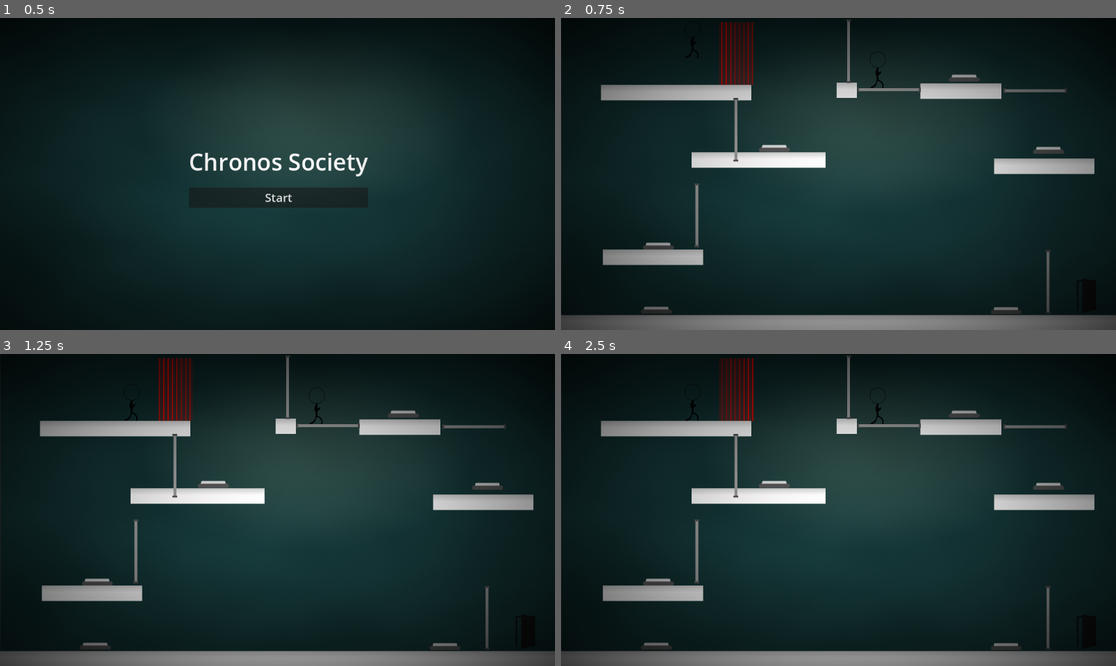
Above: before the commit, frames 1-4 (two rows, left to right).
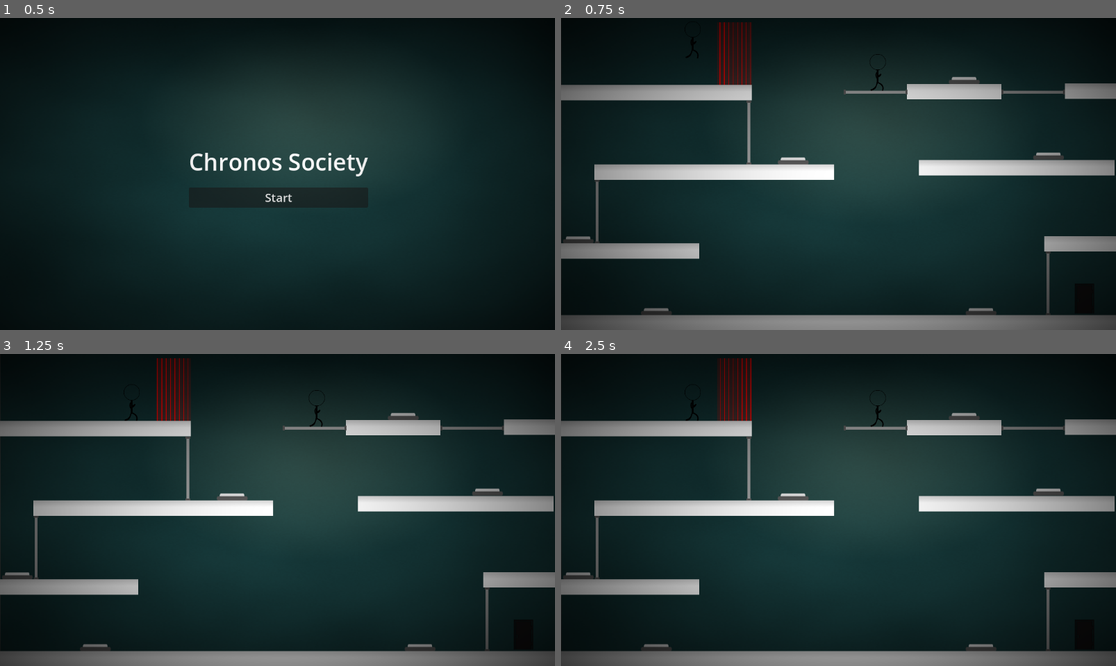
Above: after the commit, the same moments.

Repository: NahuelArrieta/ChronosSociety
Game: Godot game, scene res://ui/main_menu.tscn
Two runs of this game, one before a commit and one after it. Both use one fixed random seed, a clock stepped at 60 frames per second and the inputs below.
Inputs:
- Up to frame 1 (0.5 s): no input
- Up to frame 2 (0.75 s): click "Start" at 0.5 s
- Up to frame 3 (1.25 s): no input
- Up to frame 4 (2.5 s): tap Space (REVERT_P1) at 1.35 s; tap Shift (REVERT_P2) at 2.1 s

Frame 1 is identical in both runs. In frame 2, 9.5% of the frame differs, in the area x 0-100%, y 0-96%; in frame 3, 9.6%; in frame 4, 9.6%.

Commit message:
finish level

Diff:
--- a/entities/enviroment/winning_door.gd
+++ b/entities/enviroment/winning_door.gd
@@ -6,6 +6,7 @@
 var players_in_area: int = 0
 
 func _ready():
+	$Sprite.play("closed")
 	body_entered.connect(_on_body_entered)
 	body_exited.connect(_on_body_exited)
 
--- a/entities/enviroment/winning_door.tscn
+++ b/entities/enviroment/winning_door.tscn
@@ -42,4 +42,4 @@
 
 [node name="Sprite" type="AnimatedSprite2D" parent="."]
 sprite_frames = SubResource("SpriteFrames_u6fws")
-animation = &"open"
+animation = &"closed"
--- a/levels/background/background.gdshader
+++ b/levels/background/background.gdshader
@@ -1,6 +1,6 @@
 shader_type canvas_item;
 
-uniform float vignette_intensity = 0.05;
+uniform float vignette_intensity = 0.01;
 uniform float vignette_roundness = 1.0;
 uniform vec2 vignette_center = vec2(0.5, 0.35);
 
--- a/levels/level.tscn
+++ b/levels/level.tscn
@@ -1,8 +1,9 @@
-[gd_scene load_steps=13 format=3 uid="uid://c7ejpm0cgaqea"]
+[gd_scene load_steps=14 format=3 uid="uid://c7ejpm0cgaqea"]
 
 [ext_resource type="PackedScene" uid="uid://bg8oq3w6fk3j3" path="res://entities/player/player.tscn" id="1_80vhd"]
 [ext_resource type="PackedScene" uid="uid://bn4dscbsrik6o" path="res://entities/enviroment/platform/platform.tscn" id="2_hjsbj"]
 [ext_resource type="PackedScene" uid="uid://d3qbem7373n6k" path="res://entities/enviroment/button/button.tscn" id="4_5mrsh"]
+[ext_resource type="PackedScene" uid="uid://dbgi5s25shso6" path="res://entities/enviroment/wall/wall.tscn" id="4_mxp4k"]
 [ext_resource type="PackedScene" uid="uid://b66i5kor3udi4" path="res://entities/enviroment/door/door.tscn" id="5_safpt"]
 [ext_resource type="PackedScene" uid="uid://mhlh1xmx4dds" path="res://levels/background/background.tscn" id="6_gjl0y"]
 [ext_resource type="AudioStream" uid="uid://ystflh4nvpky" path="res://music/background_music.ogg" id="7_vnv7o"]
@@ -17,6 +18,7 @@
 
 [node name="Background" parent="." instance=ExtResource("6_gjl0y")]
 position = Vector2(1, 0)
+scale = Vector2(1.01048, 1.04758)
 
 [node name="Player1" parent="." instance=ExtResource("1_80vhd")]
 position = Vector2(274, 41)
@@ -28,104 +30,124 @@
 [node name="Platforms" type="Node" parent="."]
 
 [node name="Platform" parent="Platforms" instance=ExtResource("2_hjsbj")]
-position = Vector2(239, 155)
-scale = Vector2(9.76222, 1)
+position = Vector2(182, 155)
+scale = Vector2(13.3622, 1)
 
-[node name="Platform2" parent="Platforms" instance=ExtResource("2_hjsbj")]
-position = Vector2(593, 150)
-scale = Vector2(1.3416, 1)
-
-[node name="Platform6" parent="Platforms" instance=ExtResource("2_hjsbj")]
-position = Vector2(830, 152)
-scale = Vector2(5.2616, 1)
+[node name="Platform9" parent="Platforms" instance=ExtResource("2_hjsbj")]
+position = Vector2(1144, 152)
+scale = Vector2(6.1016, 1)
 
 [node name="Platform3" parent="Platforms" instance=ExtResource("2_hjsbj")]
-position = Vector2(410, 295)
-scale = Vector2(8.68222, 1)
+position = Vector2(318, 320)
+scale = Vector2(15.5622, 1)
 
 [node name="Platform4" parent="Platforms" instance=ExtResource("2_hjsbj")]
-position = Vector2(191, 497)
-scale = Vector2(6.48222, 1)
+position = Vector2(138, 484)
+scale = Vector2(9.32222, 1)
 
 [node name="Platform5" parent="Platforms" instance=ExtResource("2_hjsbj")]
-position = Vector2(1003, 308)
-scale = Vector2(6.48222, 1)
+position = Vector2(946, 311)
+scale = Vector2(12.6822, 1)
+
+[node name="Platform10" parent="Platforms" instance=ExtResource("2_hjsbj")]
+position = Vector2(1121, 469)
+scale = Vector2(7.40223, 1)
 
 [node name="Platform7" parent="Platforms" instance=ExtResource("2_hjsbj")]
 position = Vector2(586, 633)
 scale = Vector2(37.5222, 1)
+
+[node name="Platform8" parent="Platforms" instance=ExtResource("2_hjsbj")]
+position = Vector2(579, -18)
+scale = Vector2(37.5222, 1)
+
+[node name="Wall" parent="Platforms" instance=ExtResource("4_mxp4k")]
+position = Vector2(-17, 297)
+scale = Vector2(1, 20.6)
+
+[node name="Wall2" parent="Platforms" instance=ExtResource("4_mxp4k")]
+position = Vector2(1169, 301)
+scale = Vector2(1, 20.6)
+
+[node name="Wall3" parent="Platforms" instance=ExtResource("4_mxp4k")]
+position = Vector2(574, 234)
+scale = Vector2(0.787815, 16.6924)
+
+[node name="Wall4" parent="Platforms" instance=ExtResource("4_mxp4k")]
+position = Vector2(731, 321)
+scale = Vector2(0.787815, 11.2924)
+
+[node name="Platform6" parent="Platforms" instance=ExtResource("2_hjsbj")]
+position = Vector2(816, 153)
+scale = Vector2(6.1016, 1)
 
 [node name="Enviroment" type="Node" parent="."]
 
 [node name="Killzone 1" type="Node" parent="Enviroment"]
 
 [node name="Button" parent="Enviroment/Killzone 1" instance=ExtResource("4_5mrsh")]
-position = Vector2(837, 123)
+position = Vector2(837, 128)
 
 [node name="Killzone" parent="Enviroment/Killzone 1" instance=ExtResource("12_hy0rb")]
-position = Vector2(364, 79)
+position = Vector2(360, 79)
 scale = Vector2(3, 5)
 
 [node name="Door 1" type="Node" parent="Enviroment"]
 
 [node name="Button" parent="Enviroment/Door 1" instance=ExtResource("4_5mrsh")]
-position = Vector2(1012, 273)
-groupId = 1
-
-[node name="Door" parent="Enviroment/Door 1" instance=ExtResource("5_safpt")]
-position = Vector2(597, 69)
+position = Vector2(1012, 285)
 groupId = 1
 
 [node name="Door2" parent="Enviroment/Door 1" instance=ExtResource("5_safpt")]
-position = Vector2(363, 232)
+position = Vector2(390, 238)
 groupId = 1
 
 [node name="Door 2" type="Node" parent="Enviroment"]
 
 [node name="Door" parent="Enviroment/Door 2" instance=ExtResource("5_safpt")]
-position = Vector2(984, 151)
+position = Vector2(980, 154)
 rotation = 1.5708
 groupId = 2
 
 [node name="Button" parent="Enviroment/Door 2" instance=ExtResource("4_5mrsh")]
-position = Vector2(443, 269)
+position = Vector2(482, 295)
 groupId = 2
 
 [node name="Door 3" type="Node" parent="Enviroment"]
 
 [node name="Button2" parent="Enviroment/Door 3" instance=ExtResource("4_5mrsh")]
-position = Vector2(202, 472)
+position = Vector2(36, 459)
 groupId = 3
 
 [node name="Killzone2" parent="Enviroment/Door 3" instance=ExtResource("12_hy0rb")]
-position = Vector2(686, 460)
-scale = Vector2(3, 5)
+position = Vector2(653, 454)
+scale = Vector2(5.44, 4.04)
 groupId = 3
 default = false
 
 [node name="Door2" parent="Enviroment/Door 3" instance=ExtResource("5_safpt")]
-position = Vector2(681, 149)
+position = Vector2(653, 154)
 rotation = 1.5708
 groupId = 3
 
 [node name="Door 4" type="Node" parent="Enviroment"]
 
 [node name="Button3" parent="Enviroment/Door 4" instance=ExtResource("4_5mrsh")]
-position = Vector2(198, 605)
+position = Vector2(198, 608)
 groupId = 4
 
 [node name="Door3" parent="Enviroment/Door 4" instance=ExtResource("5_safpt")]
-position = Vector2(282, 410)
+position = Vector2(75, 402)
 groupId = 4
 
 [node name="Door 5" type="Node" parent="Enviroment"]
 
 [node name="Button3" parent="Enviroment/Door 5" instance=ExtResource("4_5mrsh")]
-position = Vector2(924, 606)
+position = Vector2(872, 608)
 groupId = 5
 
 [node name="Door3" parent="Enviroment/Door 5" instance=ExtResource("5_safpt")]
-position = Vector2(1011, 548)
+position = Vector2(1011, 551)
 groupId = 5
 
 [node name="AudioStreamPlayer2D" type="AudioStreamPlayer2D" parent="."]
@@ -141,7 +163,7 @@
 [node name="TimeTravelController" parent="." instance=ExtResource("9_ukwr8")]
 
 [node name="WinningDoor" parent="." instance=ExtResource("10_ukwr8")]
-position = Vector2(1092, 576)
+position = Vector2(1085, 583)
 scale = Vector2(0.5, 0.5)
 
 [node name="SceneContoller" type="Node" parent="."]
